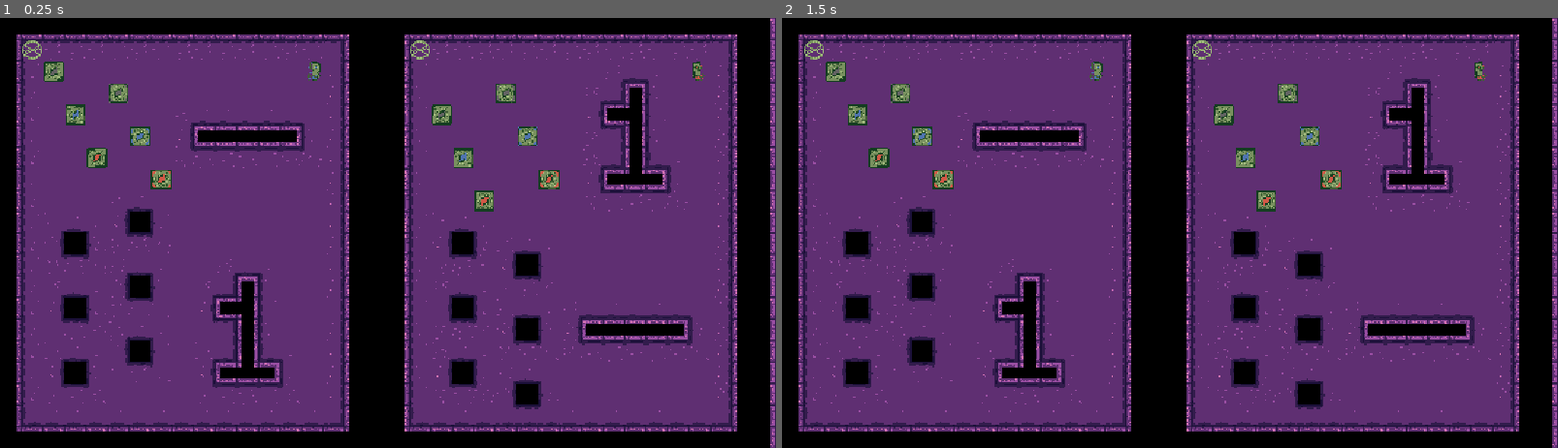
Above: before the commit, frames 1-2 (left to right).
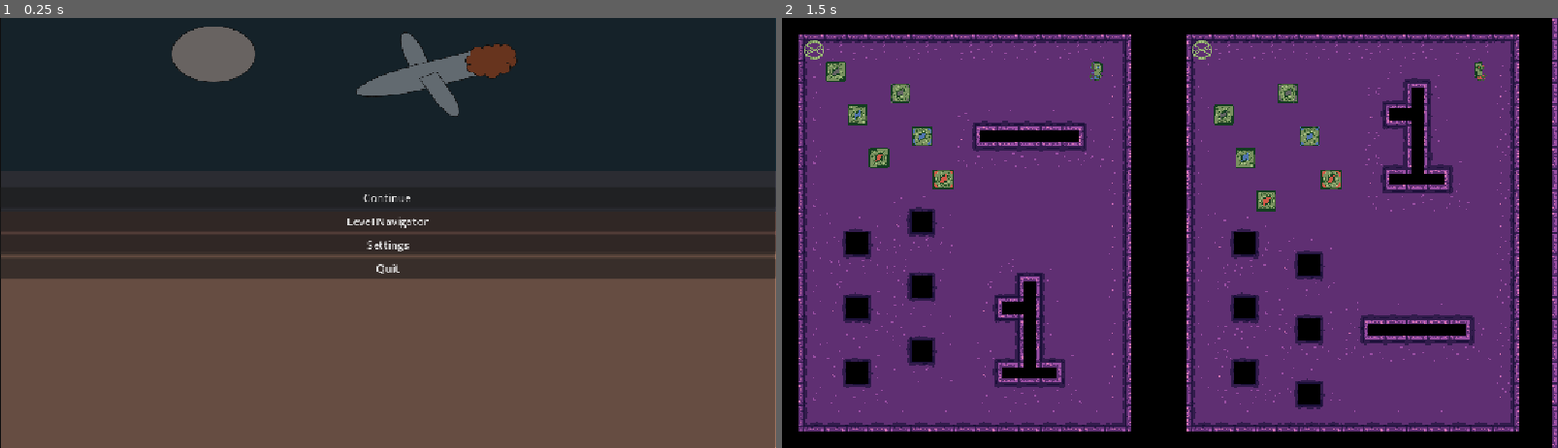
Above: after the commit, the same moments.

Repository: whitsettbe/kcol-f26-gamedevproj-cb
Game: Godot game, scene res://UI/scenes/main_menu.tscn
The game is run twice, just before and just after one commit, with the same random seed, the same clock (stepped at 60 frames per second) and the same inputs. Before the commit the project starts from res://scenes/multilevel.tscn.
Inputs (mouse positions are in pixels of both pictures, inside the frame that each line leads up to):
- Up to frame 1 (0.25 s): no input
- Up to frame 2 (1.5 s): click (1170, 198) at 0.5 s, where only the run after the commit has a clickable "Continue"; tap Enter at 1.25 s; hold D (L_right) from 1.28 s (still down); hold Shift (undo) from 1.28 s (still down)

The runs differ from the first frame. In frame 1, 99% of the frame differs, in the area x 0-100%, y 0-100%; in frame 2, nothing differs.

Commit message:
Set main_menu as main scene.

Diff:
--- a/TornAsunder/project.godot
+++ b/TornAsunder/project.godot
@@ -11,7 +11,7 @@
 [application]
 
 config/name="TornAsunder"
-run/main_scene="uid://do5l6q46ac4tm"
+run/main_scene="uid://b340cpsu2kk05"
 config/features=PackedStringArray("4.7", "Forward Plus")
 config/icon="res://icon.svg"
 
